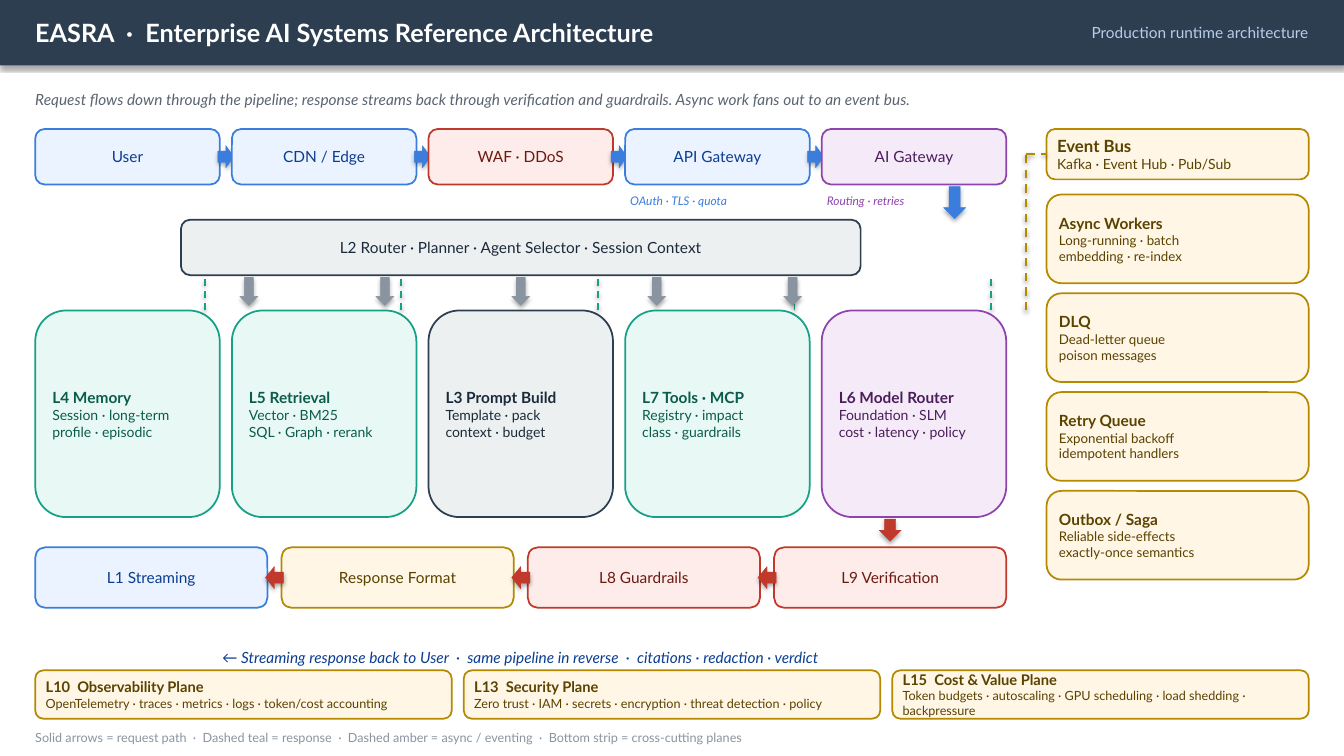
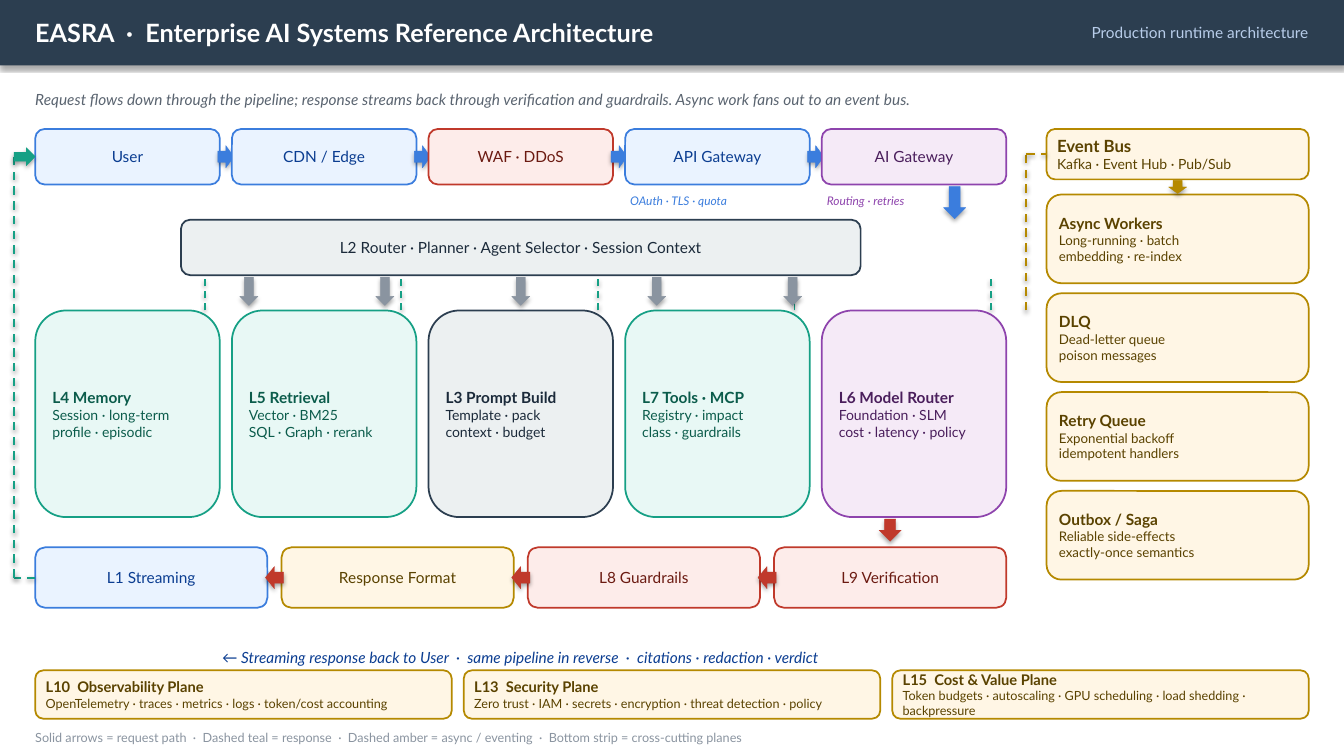
Before and after one commit to KarthikeyanDhanakotti/EASRA, a slide deck: slide 7 of conference/EASRA-LinkedIn-Carousel.pptx. Drawn at 1344x756 pixels with LibreOffice and Linux fonts; fonts in the diff are those of the drawing. Boxes give left, top, right and bottom in pixels: in the first picture for what was removed or moved away, otherwise in the second. Text is boxed around its words. In the diff, an @@ line names an element or a change of style, - is before the commit and + after.

```diff
--- a/conference/EASRA-LinkedIn-Carousel.pptx
+++ b/conference/EASRA-LinkedIn-Carousel.pptx
@@ right arrow added at (14,148,35,166), fill #16A085, outline #16A085 0.25 pt @@
@@ line added from (14, 578) to (14, 156), #16A085 1.5 pt dashed @@
@@ down arrow added at (1169,180,1187,194), fill #B58900, outline #B58900 0.25 pt @@
@@ line added from (35, 578) to (14, 578), #16A085 1.5 pt dashed @@
```
Also in this commit, not shown: 3 other files.
